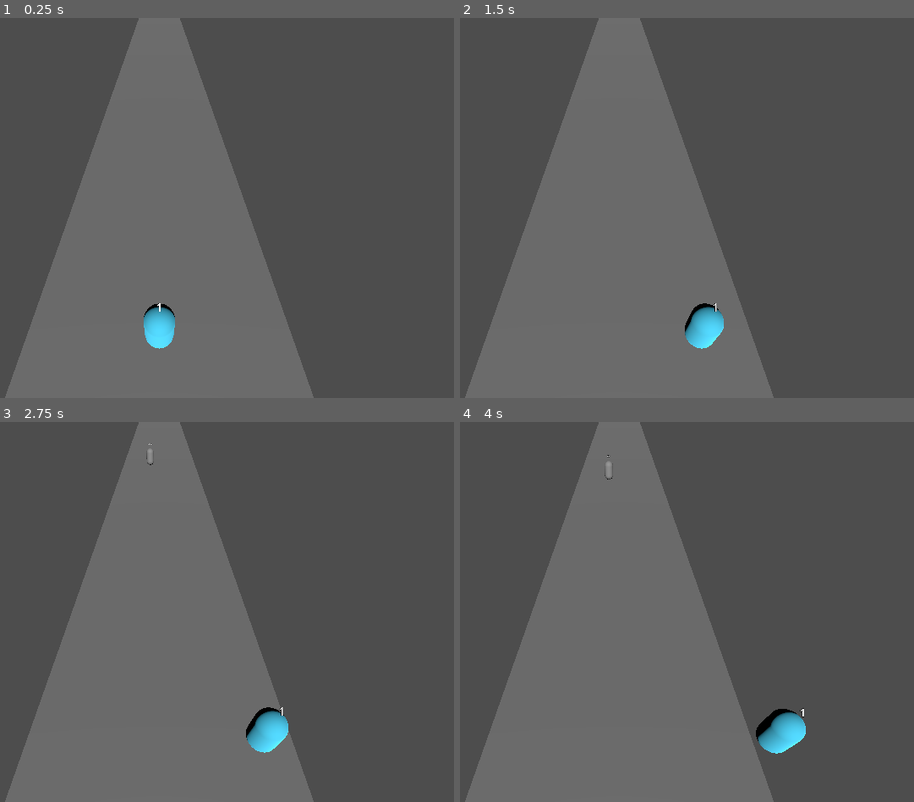
Above: before the commit, frames 1-4 (two rows, left to right).
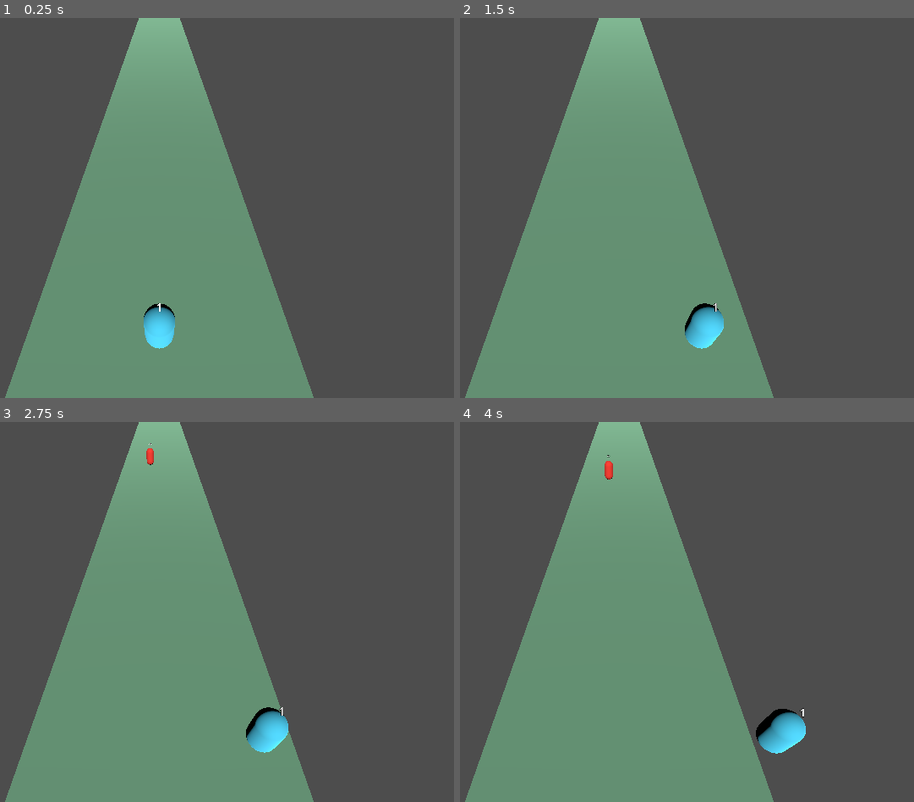
Above: after the commit, the same moments.

Repository: shuhei0916/music-shooter
Game: Godot game, scene res://main.tscn
Same seed, same stepped clock (60 frames per second), same inputs: the game is played once before the commit and once after it.
Inputs:
- Up to frame 1 (0.25 s): no input
- Up to frame 2 (1.5 s): tap Enter (ui_accept) at 0.5, 0.77 s; hold Right (ui_right) 0.53-1.28 s; hold Left (ui_left) from 1.28 s (still down)
- Up to frame 3 (2.75 s): tap Enter (ui_accept) at 1.52 s; release Left (ui_left) at 2.03 s; hold Right (ui_right) from 2.03 s (still down)
- Up to frame 4 (4 s): tap Enter (ui_accept) at 3.02, 3.77 s; release Right (ui_right) at 3.53 s; hold Left (ui_left) from 3.53 s (still down)

The runs differ from the first frame. In frame 1, 38% of the frame differs, in the area x 1-70%, y 0-100%; in frame 2, 38%; in frame 3, 38%; in frame 4, 39%.

Commit message:
Update enemy and main scene configurations for improved gameplay dynamics

Diff:
--- a/enemy.tscn
+++ b/enemy.tscn
@@ -1,9 +1,14 @@
-[gd_scene load_steps=4 format=3 uid="uid://c1w2w3g4h5j6h"]
+[gd_scene load_steps=5 format=3 uid="uid://c1w2w3g4h5j6h"]
 
-[ext_resource type="Script" path="res://enemy.gd" id="1_abcde"]
+[ext_resource type="Script" uid="uid://dsi7rylmr6i8g" path="res://enemy.gd" id="1_abcde"]
 
 [sub_resource type="CapsuleShape3D" id="CapsuleShape3D_enemy"]
+
+[sub_resource type="StandardMaterial3D" id="StandardMaterial3D_7k104"]
+albedo_color = Color(1, 0.235294, 0.180392, 1)
+
 [sub_resource type="CapsuleMesh" id="CapsuleMesh_enemy"]
+material = SubResource("StandardMaterial3D_7k104")
 
 [node name="Enemy" type="Area3D" groups=["world_objects"]]
 script = ExtResource("1_abcde")
--- a/main.tscn
+++ b/main.tscn
@@ -14,7 +14,11 @@
 [sub_resource type="BoxShape3D" id="BoxShape3D_ground"]
 size = Vector3(10, 1, 100)
 
+[sub_resource type="StandardMaterial3D" id="StandardMaterial3D_h2yge"]
+albedo_color = Color(0.513726, 0.74902, 0.592157, 1)
+
 [sub_resource type="PlaneMesh" id="PlaneMesh_ground"]
+material = SubResource("StandardMaterial3D_h2yge")
 size = Vector2(10, 100)
 
 [node name="Main" type="Node3D"]
@@ -61,6 +65,7 @@
 
 [node name="Ground3" type="StaticBody3D" parent="." groups=["Ground"]]
 transform = Transform3D(1, 0, 0, 0, 1, 0, 0, 0, 1, 0, 0, -200)
+visible = false
 
 [node name="CollisionShape3D" type="CollisionShape3D" parent="Ground3"]
 shape = SubResource("BoxShape3D_ground")
Not shown: 1 places in enemy.tscn that only renumber resources
Not shown: 1 places in main.tscn that only renumber resources
